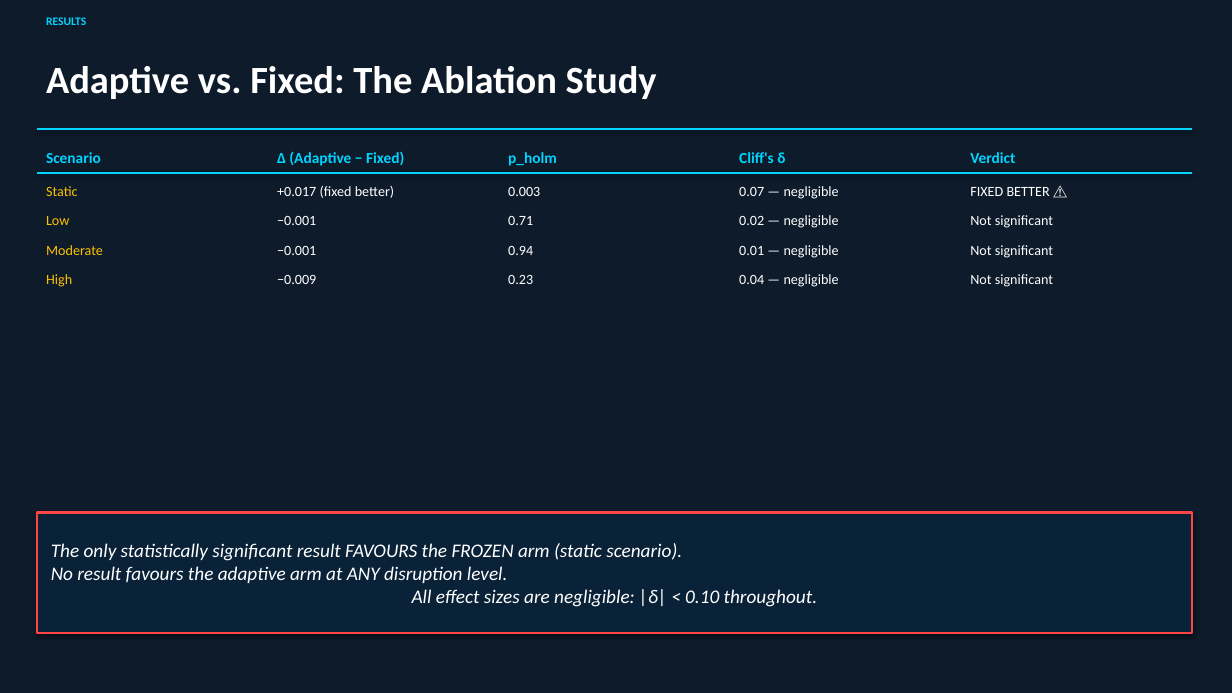
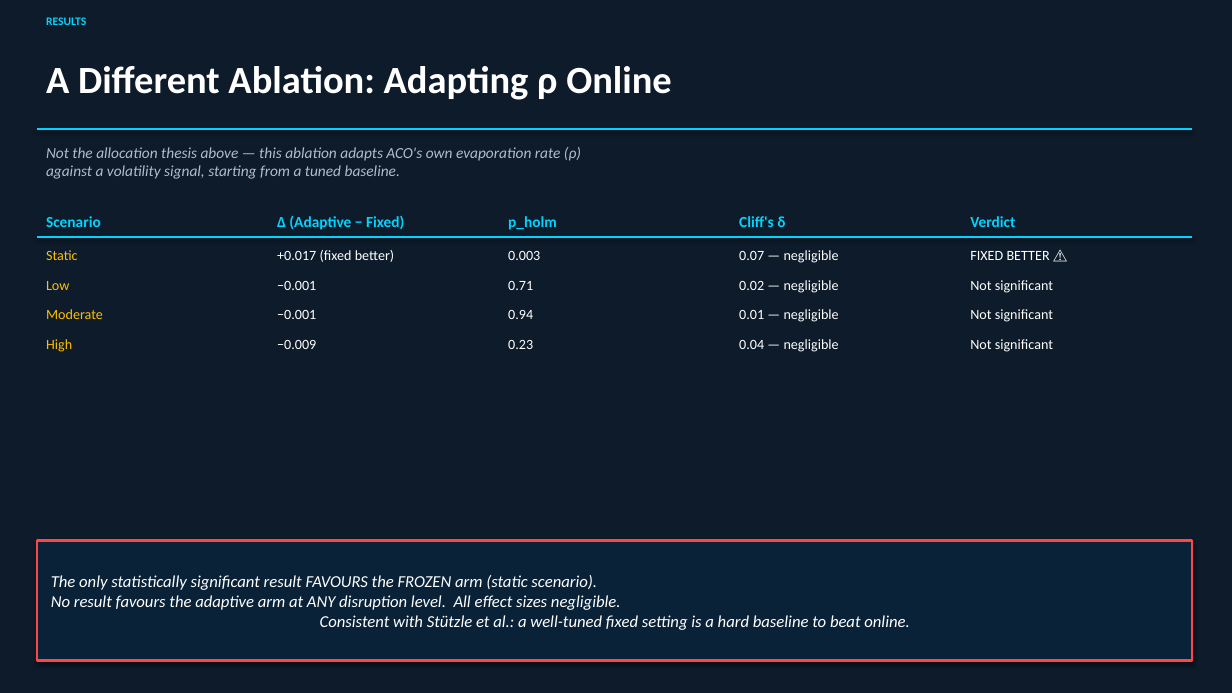
Before and after one commit to VaibhavBansal05/Dynaswarm, a slide deck: slide 27 of dynaswarm_presentation.pptx (slide 25 before the commit). Drawn at 1232x693 pixels with LibreOffice and Linux fonts; fonts in the diff are those of the drawing. Boxes give left, top, right and bottom in pixels: in the first picture for what was removed or moved away, otherwise in the second. Text is boxed around its words. In the diff, an @@ line names an element or a change of style, - is before the commit and + after.

```diff
--- a/dynaswarm_presentation.pptx
+++ b/dynaswarm_presentation.pptx
@@ text at box(46, 66, 672, 100): text changed @@
-Adaptive vs. Fixed: The Ablation Study
+A Different Ablation: Adapting ρ Online
@@ text added at box(46, 147, 581, 179), 12 pt, text #B0BECC, italic @@
+Not the allocation thesis above — this ablation adapts ACO's own evaporation rate (ρ)
+against a volatility signal, starting from a tuned baseline.
@@ 21 texts, 1 line: place and size @@
-21 texts, 1 line at box(37, 151, 1192, 287)
+21 texts, 1 line at box(37, 215, 1192, 352)
@@ text "−0.001": place and size @@
-text "−0.001" at box(277, 246, 316, 255)
+text "−0.001" at box(277, 281, 316, 290)
@@ text "Not significant": place and size @@
-text "Not significant" at box(970, 274, 1053, 287)
+text "Not significant" at box(970, 280, 1053, 293)
@@ text "−0.001": place and size @@
-text "−0.001" at box(277, 216, 316, 225)
+text "−0.001" at box(277, 310, 316, 319)
@@ text "Not significant": place and size @@
-text "Not significant" at box(970, 215, 1053, 228)
+text "Not significant" at box(970, 339, 1053, 352)
@@ rectangle "The only statistically significant result ...": place and size @@
-rectangle "The only statistically significant result ..." at box(37, 513, 1192, 633)
+rectangle "The only statistically significant result ..." at box(37, 541, 1192, 661)
@@ text in rectangle at box(51, 575, 909, 630): text changed; size 15 to 13 pt @@
-The only statistically significant result FAVOURS the FROZEN arm (static scenario).
-No result favours the adaptive arm at ANY disruption level.
-All effect sizes are negligible: |δ| < 0.10 throughout.
+The only statistically significant result FAVOURS the FROZEN arm (static scenario).
+No result favours the adaptive arm at ANY disruption level. All effect sizes negligible.
+Consistent with Stützle et al.: a well-tuned fixed setting is a hard baseline to beat online.
```
Also in this commit, not shown: 14 other slides changed, 4 slides added, 2 slides removed, 6 other files.
